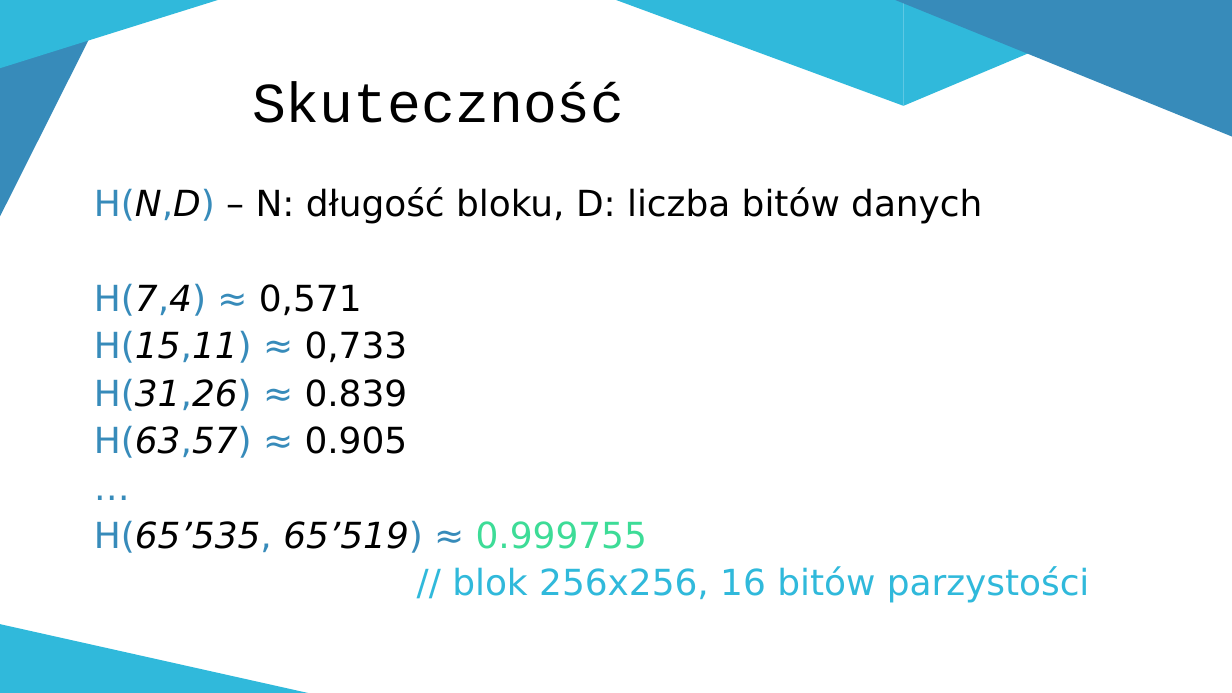
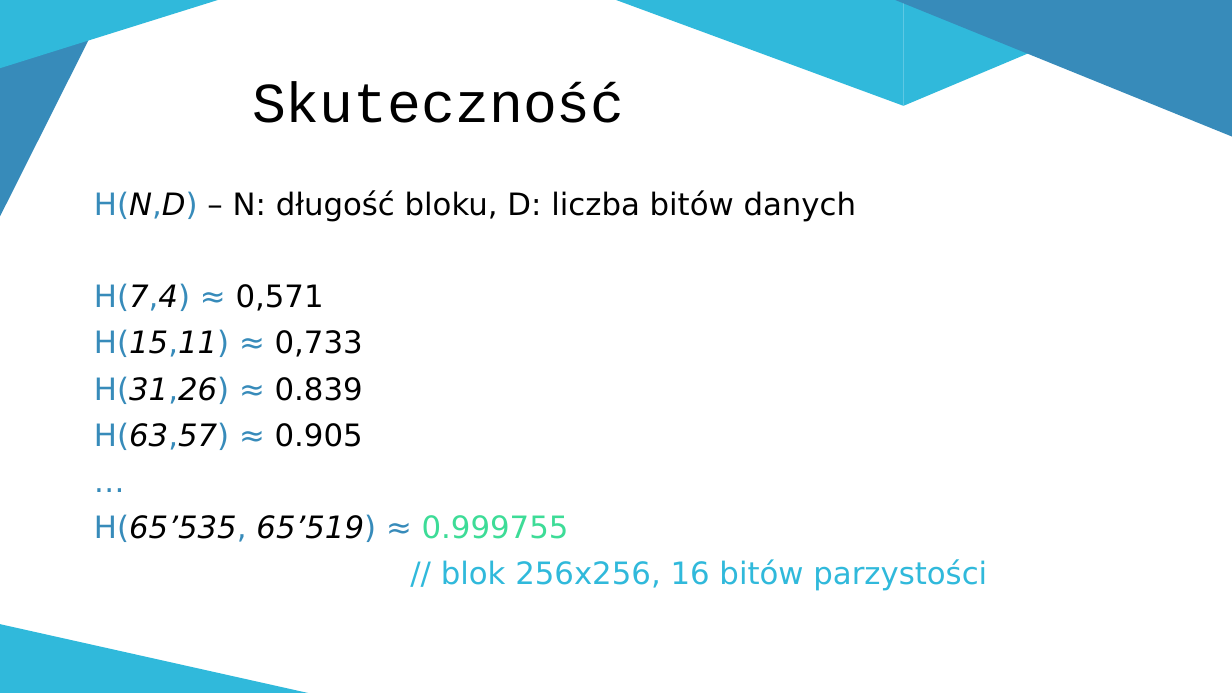
Before and after one commit to zlociu/HammingECC.NET, a slide deck: slide 3 of Hamming.pptx. Drawn at 1232x693 pixels with LibreOffice and Linux fonts; fonts in the diff are those of the drawing. Boxes give left, top, right and bottom in pixels: in the first picture for what was removed or moved away, otherwise in the second. Text is boxed around its words. In the diff, an @@ line names an element or a change of style, - is before the commit and + after.

Commit message:
Update presentation

```diff
--- a/Hamming.pptx
+++ b/Hamming.pptx
@@ text "H(N,D) – N: długość bloku, ..." at (x1=94, y1=190, x2=987, y2=591): size 28 to 24 pt; line spacing 0.8 to 0.9 @@
```
Also in this commit, not shown: 2 other slides changed, 2 slides added, 3 slides removed.
